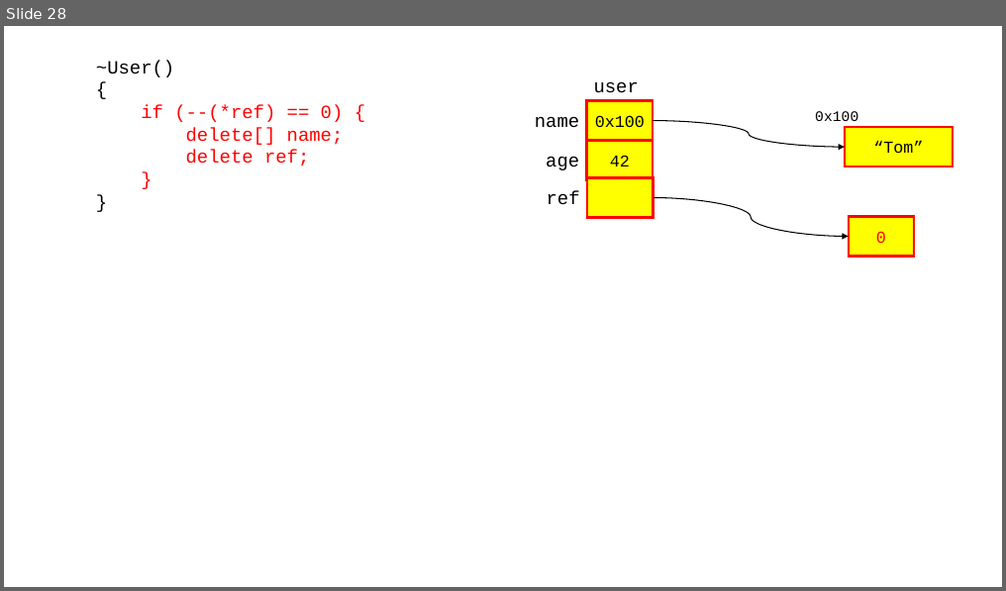
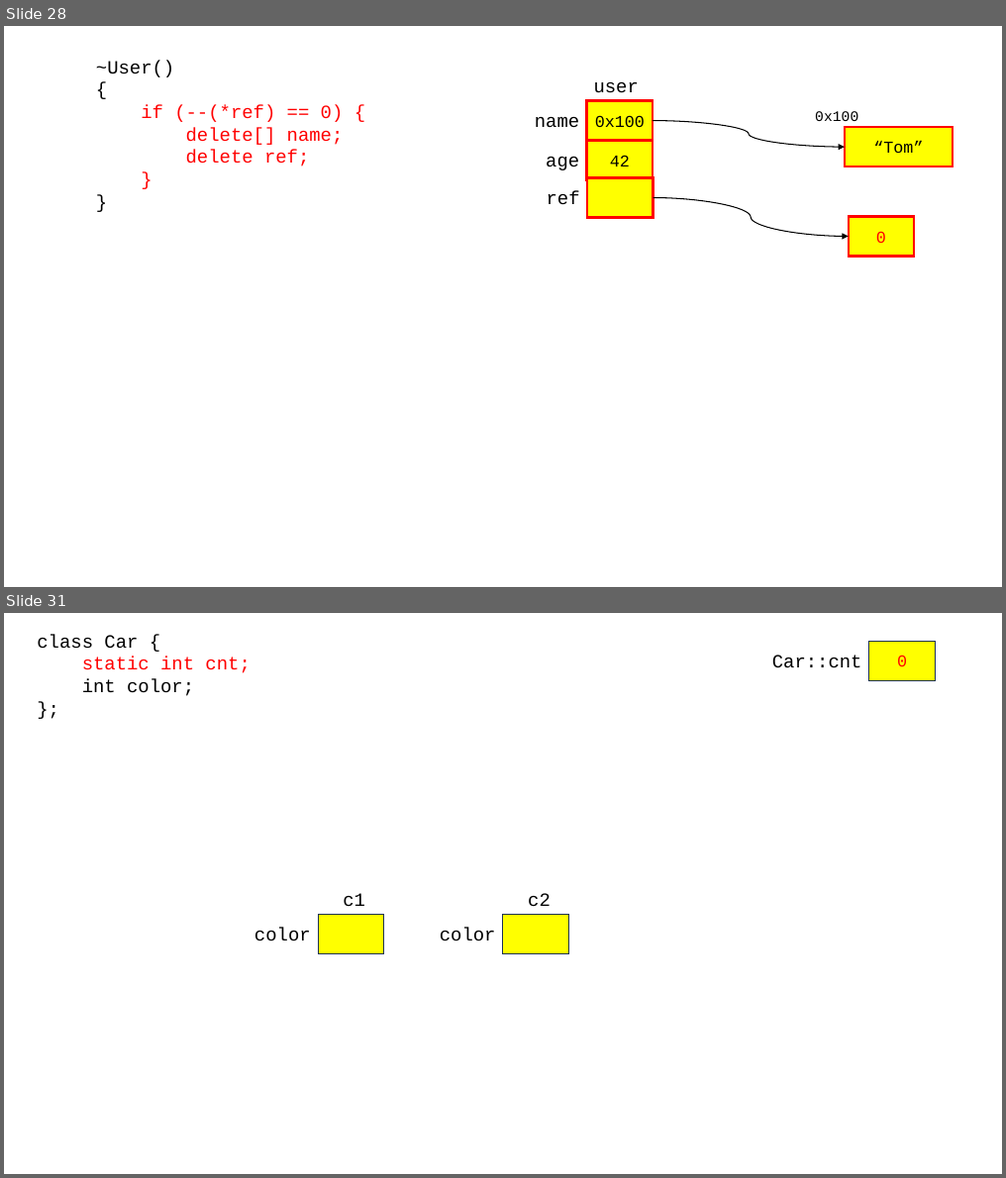
Before and after one commit to rlaxodnd98/SWIP77, a slide deck: cpp_230824.pptx. Shown one above the other, each under a label of ours: slide 28 before the commit, slides 28 and 31 after it; the slides between them are not shown. The pictures are 1006x591 and 1006x1178 pixels, drawn with LibreOffice and Linux fonts; fonts in the diff are those of the drawing. Boxes give left, top, right and bottom in pixels: in the first picture for what was removed or moved away, otherwise in the second. Text is boxed around its words. In the diff, an @@ line names an element or a change of style, - is before the commit and + after.

```diff
--- a/cpp_230824.pptx
+++ b/cpp_230824.pptx
@@ slide 31 added at <box>4,613,1002,1174</box>, background #FFFFFF @@
@@ text added at <box>37,635,250,696</box>, 18 pt, text #000000 @@
+class Car {
+static int cnt;
+int color;
+};
@@ rectangle added at <box>869,641,936,680</box>, fill #FFFF00, outline #1E3256 1 pt, 16 pt, text #FF0000 @@
+0
@@ text added at <box>772,655,862,668</box>, 18 pt, text #000000 @@
+Car::cnt
@@ text added at <box>343,893,365,906</box>, 18 pt, text #000000 @@
+c1
@@ text added at <box>528,893,550,907</box>, 18 pt, text #000000 @@
+c2
@@ text added at <box>254,928,311,942</box>, 18 pt, text #000000 @@
+color
@@ rectangle added at <box>318,915,383,955</box>, fill #FFFF00, outline #1E3256 1 pt @@
@@ text added at <box>440,928,496,942</box>, 18 pt, text #000000 @@
+color
@@ rectangle added at <box>503,915,569,955</box>, fill #FFFF00, outline #1E3256 1 pt @@
```
Also in this commit, not shown: 2 other slides added, 1 other file.
